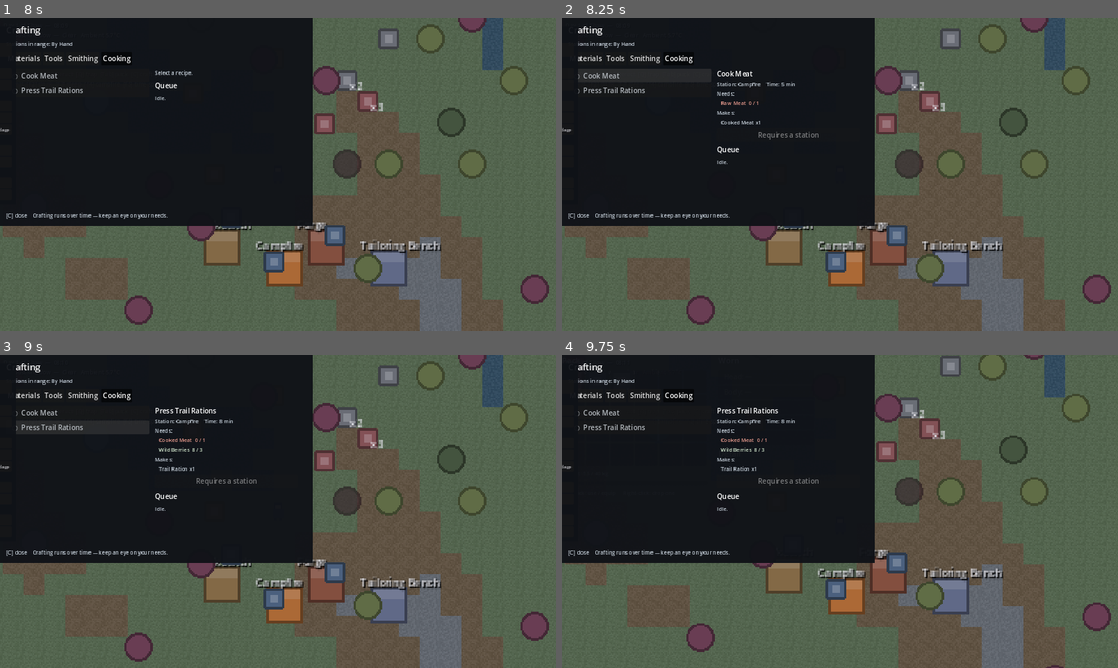
Above: before the commit, frames 1-4 (two rows, left to right).
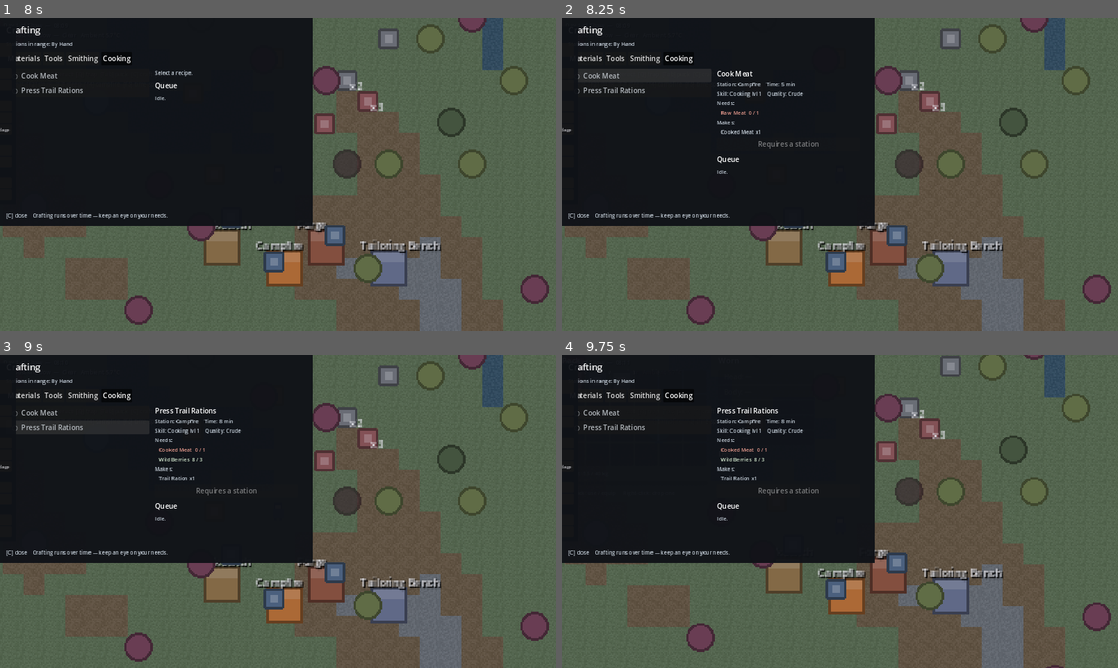
Above: after the commit, the same moments.

Repository: iridiumegg/thrive
Game: Godot game, scene res://game/world/world.tscn
Same seed, same stepped clock (60 frames per second), same inputs: the game is played once before the commit and once after it.
Inputs (mouse positions are in pixels of both pictures, inside the frame that each line leads up to):
- Up to frame 1 (8 s): tap Enter at 0.5 s; move the mouse to (400, 158) at 0.52 s; hold D (move_right) 0.53-1.28 s; hold E (interact) 0.53-1.28 s; click (400, 158) at 0.67 s; tap Space at 0.77, 0.8, 1.07, 1.35, 1.52, 1.82, 2.3, 3.02, 3.32, 3.77, 3.8, 4.07, 4.52, 4.82 s; move the mouse to (166, 190) at 1.27 s; hold S (move_down) 1.28-2.03 s; tap E (interact) at 1.55, 2.85, 4.55 s; move the mouse to (333, 105) at 2.02 s; hold D (move_right) 2.03-2.78 s; hold Q (deploy_trap) 2.03-2.78 s; move the mouse to (250, 237) at 2.77 s; hold W (move_up) 2.78-3.53 s; click (250, 237) at 2.92 s; move the mouse to (444, 221) at 3.52 s; hold B (toggle_build) 3.53-4.28 s; hold A (move_left) 3.53-5 s; tap Escape (ui_cancel) at 4.15 s; move the mouse to (111, 127) at 4.27 s; tap C (toggle_crafting) at 4.35 s; click "Materials" at 5 s; click "Tools" at 5.75 s; click "Smithing" at 6.5 s; click "Cooking" at 7.25 s
- Up to frame 2 (8.25 s): click "○ Cook Meat" at 8 s
- Up to frame 3 (9 s): click "○ Press Trail Rations" at 8.75 s
- Up to frame 4 (9.75 s): tap R (restart) at 9.5 s; move the mouse to (867, 511) at 9.52 s; hold S (move_down) from 9.53 s (still down); tap I at 9.6 s; click (867, 511) at 9.67 s

Frame 1 is identical in both runs. In frame 2, 0.6% of the frame differs, in the area x 27-47%, y 23-50%; in frame 3, 0.7%, in the area x 27-47%, y 23-53%; in frame 4, 0.7%.

Commit message:
Milestone 8: skill lines, progression & crafted quality tiers
Switches on the quality system built schema-ready in M5.

Pure logic (unit-tested):
- SkillSystem: seven skill lines leveling on a tunable XP curve (cumulative
  XP-to-level from balance.json), with progress, level caps, and save/load
- Quality: skill level selects a crafted-quality tier (Crude/Standard/Fine/
  Masterwork); tiers carry a tool durability multiplier and a bonus-output
  chance for stackables

Integration:
- SkillsComponent awards XP from gameplay events (harvest -> gathering,
  craft -> the recipe's skill, build -> building, day survived -> survival),
  handles level-ups, and learns skill-gated recipes as lines climb
- Crafting now fixes quality at craft start from the relevant skill; on
  delivery, fine/masterwork yields a bonus unit of stackables and sets a
  crafted tool's starting durability via its quality multiplier (reusing the
  per-id durability store)
- Gathering skill grants extra loot rolls (one per 5 levels)
- New skill-gated content: insulated coat recipe (tailoring lvl 4) + item;
  crafting screen shows the relevant skill, level, and predicted quality

Tests: +13 (skill system + quality) -> 104 tests / 785 assertions green;
smoke test covers recipe unlock at level, masterwork quality at high smithing,
and gathering bonus rolls

https://claude.ai/code/session_01X5P8YHhNoowpxkkmyTsrpV

Diff:
--- a/game/core/event_bus.gd
+++ b/game/core/event_bus.gd
@@ -86,3 +86,11 @@
 
 ## Request to sleep through to morning (from a bed).
 signal sleep_requested
+
+## --- Skills & progression (Milestone 8) ---
+
+## Emitted when a skill gains XP (level may or may not have changed).
+signal skill_xp_gained(skill_id: String, amount: int)
+
+## Emitted when a skill reaches a new level.
+signal skill_leveled(skill_id: String, level: int)
--- a/game/data/balance.json
+++ b/game/data/balance.json
@@ -19,7 +19,31 @@
     "encumbered_activity_max": 2.0
   },
   "gathering": {
-    "harvest_energy_cost": 1.5
+    "harvest_energy_cost": 1.5,
+    "xp_per_harvest": 4
+  },
+  "skills": {
+    "lines": ["gathering", "crafting", "smithing", "cooking", "tailoring", "building", "survival"],
+    "category_skill": {
+      "Tools": "crafting",
+      "Materials": "crafting",
+      "Smithing": "smithing",
+      "Cooking": "cooking",
+      "Tailoring": "tailoring"
+    },
+    "xp_curve_base": 50,
+    "xp_curve_exp": 1.6,
+    "max_level": 20,
+    "build_xp": 12,
+    "survive_day_xp": 30
+  },
+  "crafting": {
+    "quality_tiers": [
+      { "id": "crude",      "name": "Crude",      "min_skill": 0,  "durability_mult": 0.85 },
+      { "id": "standard",   "name": "Standard",   "min_skill": 3,  "durability_mult": 1.0 },
+      { "id": "fine",       "name": "Fine",       "min_skill": 7,  "durability_mult": 1.25, "bonus_output_chance": 0.5 },
+      { "id": "masterwork", "name": "Masterwork", "min_skill": 12, "durability_mult": 1.5,  "bonus_output_chance": 1.0 }
+    ]
   },
   "vitals": {
     "calories_max": 2500.0,
--- a/game/data/items.json
+++ b/game/data/items.json
@@ -298,6 +298,19 @@
     "description": "Stitched hides, heavy and wind-tight. Worth every snare."
   },
   {
+    "id": "insulated_coat",
+    "name": "Insulated Coat",
+    "category": "clothing",
+    "stack_size": 1,
+    "weight": 2.8,
+    "value": 40,
+    "tags": ["clothing"],
+    "equip_slot": "body",
+    "insulation_c": 12.0,
+    "salvage": [ { "item": "small_hide", "qty": 2 } ],
+    "description": "Layered hide and fiber, cut to seal in every scrap of heat. Master tailoring."
+  },
+  {
     "id": "garment_pattern",
     "name": "Worn Garment Pattern",
     "category": "material",
--- a/game/data/recipes.json
+++ b/game/data/recipes.json
@@ -147,5 +147,20 @@
     "craft_time": 18,
     "xp": 9,
     "unlock": { "type": "blueprint" }
+  },
+  {
+    "id": "craft_insulated_coat",
+    "display_name": "Tailor an Insulated Coat",
+    "category": "Tailoring",
+    "station": "tailoring_bench",
+    "inputs": [
+      { "item": "small_hide", "qty": 4 },
+      { "item": "cord", "qty": 4 },
+      { "item": "plant_fiber", "qty": 4 }
+    ],
+    "outputs": [ { "item": "insulated_coat", "qty": 1 } ],
+    "craft_time": 30,
+    "xp": 16,
+    "unlock": { "type": "skill", "skill": "tailoring", "level": 4 }
   }
 ]
--- a/game/entities/player.gd
+++ b/game/entities/player.gd
@@ -12,6 +12,7 @@
 var inventory: InventoryComponent
 var gathering: GatheringComponent
 var crafting: CraftingComponent
+var skills: SkillsComponent
 
 ## Environmental warmth/shelter from nearby built structures (updated by
 ## BuildingEntity proximity). Heat sources sum; any shelter piece counts.
--- a/game/entities/resource_node_entity.gd
+++ b/game/entities/resource_node_entity.gd
@@ -79,7 +79,7 @@
 		EventBus.notice.emit("You need a %s (tier %d) for that" % [
 				tag.capitalize(), harvest_node.required_tier()])
 		return
-	var loot := harvest_node.harvest(tier)
+	var loot := harvest_node.harvest(tier, gathering.skill_bonus_rolls())
 	gathering.collect_loot(loot)
 	if tag != "":
 		gathering.damage_tool()
--- a/game/systems/crafting/crafting_component.gd
+++ b/game/systems/crafting/crafting_component.gd
@@ -15,13 +15,16 @@
 var known_recipes: Dictionary = {}      # recipe_id -> true (non-default unlocks)
 var available_stations: Dictionary = {} # station_id -> in-range count
 
+var skills: SkillsComponent             # wired by the player; drives quality
 var _inventory: InventoryComponent
+var _rng := RandomNumberGenerator.new()
 
 func setup(inventory: InventoryComponent) -> void:
 	_inventory = inventory
 
 func _ready() -> void:
 	system = CraftingSystem.new(CraftDb.recipes)
+	_rng.randomize()
 	EventBus.sim_minute.connect(_on_sim_minute)
 
 ## --- Station availability (called by StationEntity) ---
@@ -78,7 +81,11 @@
 	for inp: Dictionary in system.recipe(recipe_id).get("inputs", []):
 		_inventory.inventory.remove(String(inp["item"]), int(inp["qty"]))
 	EventBus.inventory_changed.emit(_inventory.inventory)
-	system.enqueue(recipe_id)
+	# Quality is fixed at craft start from the relevant skill level.
+	var quality_id := "standard"
+	if skills != null:
+		quality_id = String(skills.quality_for_recipe(recipe_id).get("id", "standard"))
+	system.enqueue(recipe_id, quality_id)
 	EventBus.crafting_queue_changed.emit(system.queue)
 	EventBus.notice.emit("Crafting: %s" % _display(recipe_id))
 	return true
@@ -104,10 +111,23 @@
 		EventBus.crafting_queue_changed.emit(system.queue)
 
 func _deliver(recipe_id: String, quality: String) -> void:
+	var tiers: Array = Balance.data["crafting"]["quality_tiers"]
+	var tier := Quality.tier_by_id(tiers, quality)
 	for out: Dictionary in system.recipe(recipe_id).get("outputs", []):
-		_inventory.pickup(String(out["item"]), int(out["qty"]))
+		var item_id := String(out["item"])
+		var def := ItemDb.get_def(item_id)
+		var qty := int(out["qty"])
+		# Fine/masterwork quality can yield a bonus unit of stackable goods.
+		if def.stack_size > 1 and _rng.randf() < Quality.bonus_output_chance(tier):
+			qty += 1
+		_inventory.pickup(item_id, qty)
+		# For tools, quality scales the starting durability (stored per item id).
+		if def.durability_max > 0:
+			_inventory.tool_durability[item_id] = int(round(
+					def.durability_max * Quality.durability_mult(tier)))
 	EventBus.recipe_crafted.emit(recipe_id, quality)
-	EventBus.notice.emit("Finished: %s" % _display(recipe_id))
+	var quality_label := String(tier.get("name", "")) + " " if quality != "standard" else ""
+	EventBus.notice.emit("Finished: %s%s" % [quality_label, _display(recipe_id)])
 
 ## --- Repair & salvage (operate on items, not recipes) ---
 
--- a/game/systems/gathering/gathering_component.gd
+++ b/game/systems/gathering/gathering_component.gd
@@ -44,6 +44,13 @@
 		refresh_prompt()
 
 ## --- Helpers used by the entities ---
+
+## Extra loot rolls granted by the gathering skill (one per 5 levels).
+func skill_bonus_rolls() -> int:
+	if _player != null and _player.skills != null:
+		@warning_ignore("integer_division")
+		return _player.skills.level("gathering") / 5
+	return 0
 
 ## Tier of the equipped tool for a required tag (0 = bare hands / no match).
 func tool_tier_for(tag: String) -> int:
--- a/game/systems/gathering/harvest_node.gd
+++ b/game/systems/gathering/harvest_node.gd
@@ -35,13 +35,14 @@
 	return not is_depleted() and tool_tier >= required_tier()
 
 ## Perform one harvest, returning the loot { item_id: qty }. Returns {} if the
-## node can't currently be harvested. Depletes the node when the last harvest is
-## taken, starting the respawn timer.
-func harvest(tool_tier: int) -> Dictionary:
+## node can't currently be harvested. `extra_bonus` adds loot rolls on top of
+## the tool-tier bonus (e.g. from the gathering skill). Depletes the node when
+## the last harvest is taken, starting the respawn timer.
+func harvest(tool_tier: int, extra_bonus: int = 0) -> Dictionary:
 	if not can_harvest(tool_tier):
 		return {}
 	harvests_remaining -= 1
-	var bonus := maxi(0, tool_tier - required_tier())
+	var bonus := maxi(0, tool_tier - required_tier()) + maxi(0, extra_bonus)
 	var loot := LootTable.roll(_loot_table, _rng, bonus)
 	if is_depleted():
 		respawn_remaining = int(def.get("respawn_minutes", 0))
--- /dev/null
+++ b/game/systems/skills/quality.gd
@@ -0,0 +1,29 @@
+## Crafted-item quality tiers. Pure logic.
+##
+## Quality was built schema-ready in M5 and switches on here: the relevant
+## skill's level selects a tier (the highest whose min_skill it meets), and the
+## tier carries multipliers the crafting component applies — a durability bonus
+## for tools and a bonus-output chance for stackables. Tiers come from
+## balance.json so designers can retune without code.
+class_name Quality
+extends RefCounted
+
+## Pick the tier a given skill level earns (tiers must be ordered by min_skill).
+static func tier_for_level(tiers: Array, level: int) -> Dictionary:
+	var chosen: Dictionary = tiers[0] if not tiers.is_empty() else {}
+	for tier: Dictionary in tiers:
+		if level >= int(tier.get("min_skill", 0)):
+			chosen = tier
+	return chosen
+
+static func tier_by_id(tiers: Array, tier_id: String) -> Dictionary:
+	for tier: Dictionary in tiers:
+		if String(tier.get("id", "")) == tier_id:
+			return tier
+	return {}
+
+static func durability_mult(tier: Dictionary) -> float:
+	return float(tier.get("durability_mult", 1.0))
+
+static func bonus_output_chance(tier: Dictionary) -> float:
+	return float(tier.get("bonus_output_chance", 0.0))
--- /dev/null
+++ b/game/systems/skills/skill_system.gd
@@ -0,0 +1,67 @@
+## Skill lines that level through use. Pure logic, unit-testable.
+##
+## Each skill accumulates XP; level is derived from total XP via a smooth curve
+## (cumulative XP to reach level L = base * (L-1)^exp). Leveling is what unlocks
+## recipes, efficiency, and crafted quality — so the curve lives in balance.json,
+## never in code.
+class_name SkillSystem
+extends RefCounted
+
+var lines: PackedStringArray
+var max_level: int
+var _base: float
+var _exp: float
+var _xp: Dictionary = {}     # skill_id -> total xp
+
+func _init(cfg: Dictionary) -> void:
+	lines = PackedStringArray(cfg.get("lines", []))
+	max_level = int(cfg.get("max_level", 20))
+	_base = float(cfg.get("xp_curve_base", 50.0))
+	_exp = float(cfg.get("xp_curve_exp", 1.6))
+	for line: String in lines:
+		_xp[line] = 0
+
+func xp(skill_id: String) -> int:
+	return int(_xp.get(skill_id, 0))
+
+## Cumulative XP required to be AT a given level (level 1 = 0).
+func xp_for_level(level: int) -> int:
+	if level <= 1:
+		return 0
+	return int(round(_base * pow(level - 1, _exp)))
+
+func level(skill_id: String) -> int:
+	var total := xp(skill_id)
+	var lvl := 1
+	while lvl < max_level and total >= xp_for_level(lvl + 1):
+		lvl += 1
+	return lvl
+
+## Fraction of progress from the current level toward the next (0..1).
+func progress(skill_id: String) -> float:
+	var lvl := level(skill_id)
+	if lvl >= max_level:
+		return 1.0
+	var floor_xp := xp_for_level(lvl)
+	var next_xp := xp_for_level(lvl + 1)
+	if next_xp <= floor_xp:
+		return 1.0
+	return clampf(float(xp(skill_id) - floor_xp) / float(next_xp - floor_xp), 0.0, 1.0)
+
+## Add XP; returns { leveled: bool, from: int, to: int }.
+func add_xp(skill_id: String, amount: int) -> Dictionary:
+	if not _xp.has(skill_id):
+		_xp[skill_id] = 0
+	var before := level(skill_id)
+	_xp[skill_id] = int(_xp[skill_id]) + maxi(0, amount)
+	var after := level(skill_id)
+	return {"leveled": after > before, "from": before, "to": after}
+
+## --- Save/load support ---
+
+func to_data() -> Dictionary:
+	return _xp.duplicate()
+
+func load_data(data: Dictionary) -> void:
+	for skill_id: String in data:
+		_xp[skill_id] = int(data[skill_id])
--- /dev/null
+++ b/game/systems/skills/skills_component.gd
@@ -0,0 +1,74 @@
+## Engine-side owner of the player's skills. Awards XP from gameplay events,
+## handles level-ups, and unlocks skill-gated recipes as the relevant line
+## climbs. Other systems read levels here (e.g. crafting asks for the quality
+## a skill earns).
+class_name SkillsComponent
+extends Node
+
+var system: SkillSystem
+
+var _crafting: CraftingComponent
+var _cfg: Dictionary
+var _category_skill: Dictionary
+
+func setup(crafting: CraftingComponent) -> void:
+	_crafting = crafting
+
+func _ready() -> void:
+	_cfg = Balance.data["skills"]
+	_category_skill = _cfg["category_skill"]
+	system = SkillSystem.new(_cfg)
+	EventBus.node_harvested.connect(_on_node_harvested)
+	EventBus.recipe_crafted.connect(_on_recipe_crafted)
+	EventBus.structure_built.connect(_on_structure_built)
+	EventBus.day_advanced.connect(_on_day_advanced)
+
+func level(skill_id: String) -> int:
+	return system.level(skill_id)
+
+## Which skill a recipe trains (explicit field, else inferred from category).
+func skill_for_recipe(recipe_id: String) -> String:
+	var recipe: Dictionary = CraftDb.recipes.get(recipe_id, {})
+	if recipe.has("skill"):
+		return String(recipe["skill"])
+	return String(_category_skill.get(String(recipe.get("category", "")), "crafting"))
+
+## The quality tier a recipe would currently be crafted at.
+func quality_for_recipe(recipe_id: String) -> Dictionary:
+	var tiers: Array = Balance.data["crafting"]["quality_tiers"]
+	return Quality.tier_for_level(tiers, level(skill_for_recipe(recipe_id)))
+
+## --- XP sources ---
+
+func _on_node_harvested(_node_id: String, _loot: Dictionary) -> void:
+	_award("gathering", int(Balance.data["gathering"]["xp_per_harvest"]))
+
+func _on_recipe_crafted(recipe_id: String, _quality: String) -> void:
+	var recipe: Dictionary = CraftDb.recipes.get(recipe_id, {})
+	_award(skill_for_recipe(recipe_id), int(recipe.get("xp", 1)))
+
+func _on_structure_built(_buildable_id: String) -> void:
+	_award("building", int(_cfg["build_xp"]))
+
+func _on_day_advanced(_day: int) -> void:
+	_award("survival", int(_cfg["survive_day_xp"]))
+
+func _award(skill_id: String, amount: int) -> void:
+	var result := system.add_xp(skill_id, amount)
+	EventBus.skill_xp_gained.emit(skill_id, amount)
+	if result["leveled"]:
+		EventBus.skill_leveled.emit(skill_id, int(result["to"]))
+		EventBus.notice.emit("%s is now level %d" % [skill_id.capitalize(), int(result["to"])])
+		_unlock_skill_recipes(skill_id, int(result["to"]))
+
+## When a skill levels, learn any recipes gated behind it at the new level.
+func _unlock_skill_recipes(skill_id: String, new_level: int) -> void:
+	if _crafting == null:
+		return
+	for recipe_id: String in CraftDb.recipes:
+		var unlock: Dictionary = CraftDb.recipes[recipe_id].get("unlock", {})
+		if String(unlock.get("type", "")) != "skill":
+			continue
+		if String(unlock.get("skill", "")) == skill_id and new_level >= int(unlock.get("level", 1)):
+			if _crafting.learn_recipe(recipe_id):
+				EventBus.notice.emit("New recipe: %s" % CraftDb.recipes[recipe_id]["display_name"])
--- a/game/ui/crafting_screen.gd
+++ b/game/ui/crafting_screen.gd
@@ -208,6 +208,14 @@
 			CraftDb.station_name(String(recipe.get("station", "hand"))),
 			int(recipe.get("craft_time", 0))]))
 
+	# Skill + the quality this craft would currently produce.
+	if _crafting.skills != null:
+		var skill_id := _crafting.skills.skill_for_recipe(_selected_recipe)
+		var tier: Dictionary = _crafting.skills.quality_for_recipe(_selected_recipe)
+		_detail.add_child(_muted_label("Skill: %s lvl %d    Quality: %s" % [
+				skill_id.capitalize(), _crafting.skills.level(skill_id),
+				tier.get("name", "Standard")]))
+
 	_detail.add_child(_muted_label("Needs:"))
 	for inp: Dictionary in recipe.get("inputs", []):
 		var item_id := String(inp["item"])
--- a/game/world/world.gd
+++ b/game/world/world.gd
@@ -11,6 +11,7 @@
 const InventoryComponentScript := preload("res://game/systems/inventory/inventory_component.gd")
 const GatheringComponentScript := preload("res://game/systems/gathering/gathering_component.gd")
 const CraftingComponentScript := preload("res://game/systems/crafting/crafting_component.gd")
+const SkillsComponentScript := preload("res://game/systems/skills/skills_component.gd")
 const PickupScript := preload("res://game/entities/pickup.gd")
 const ResourceNodeEntityScript := preload("res://game/entities/resource_node_entity.gd")
 const TrapEntityScript := preload("res://game/entities/trap_entity.gd")
@@ -227,6 +228,13 @@
 	player.crafting = crafting
 	inventory.crafting = crafting
 
+	var skills: SkillsComponent = SkillsComponentScript.new()
+	skills.name = "Skills"
+	skills.setup(crafting)
+	player.add_child(skills)
+	player.skills = skills
+	crafting.skills = skills
+
 	add_child(player)
 
 ## Placeholder survivor sprite: a hooded figure, drawn in code.
@@ -656,6 +664,30 @@
 	print("[smoke] stored %d stone in chest -> chest has %d" % [moved, chest.count("stone")])
 	assert(chest.count("stone") == 5, "storage should hold deposited items")
 
+	# --- M8: skills level through use, unlock recipes, and drive quality ---
+	var skills := player.skills
+	print("[smoke] crafting skill starts at level %d" % skills.level("crafting"))
+	# Tailoring coat is gated behind tailoring level 4 — locked at level 1.
+	assert(not crafting.knows("craft_insulated_coat"), "skill-gated recipe locked initially")
+	skills.system.add_xp("tailoring", skills.system.xp_for_level(4))
+	skills._unlock_skill_recipes("tailoring", skills.level("tailoring"))
+	print("[smoke] tailoring -> level %d, knows insulated coat: %s" % [
+			skills.level("tailoring"), crafting.knows("craft_insulated_coat")])
+	assert(crafting.knows("craft_insulated_coat"), "leveling tailoring unlocks the coat")
+
+	# Quality climbs with skill; a masterwork tool starts with bonus durability.
+	skills.system.add_xp("smithing", skills.system.xp_for_level(12))
+	var quality_tier: Dictionary = skills.quality_for_recipe("craft_iron_axe")
+	print("[smoke] smithing lvl %d -> quality '%s' (durability x%.2f)" % [
+			skills.level("smithing"), quality_tier["name"], Quality.durability_mult(quality_tier)])
+	assert(String(quality_tier["id"]) == "masterwork", "high smithing yields masterwork quality")
+
+	# Gathering skill grants bonus loot rolls.
+	skills.system.add_xp("gathering", skills.system.xp_for_level(6))
+	print("[smoke] gathering lvl %d -> +%d bonus loot rolls" % [
+			skills.level("gathering"), gathering.skill_bonus_rolls()])
+	assert(gathering.skill_bonus_rolls() >= 1, "gathering skill should grant bonus rolls")
+
 func _on_smoke_minute(minutes: int) -> void:
 	_smoke_minutes += minutes
 	if _smoke_minutes >= 2880:
--- /dev/null
+++ b/tests/test_quality.gd
@@ -0,0 +1,32 @@
+extends "res://tests/test_case.gd"
+
+# Uses the real tiers from balance.json so the test guards live tuning too.
+func _tiers() -> Array:
+	return load_json("res://game/data/balance.json")["crafting"]["quality_tiers"]
+
+func test_low_skill_is_lowest_tier() -> void:
+	var tier := Quality.tier_for_level(_tiers(), 0)
+	assert_eq(String(tier["id"]), "crude")
+
+func test_tier_climbs_with_skill() -> void:
+	var tiers := _tiers()
+	assert_eq(String(Quality.tier_for_level(tiers, 3)["id"]), "standard")
+	assert_eq(String(Quality.tier_for_level(tiers, 7)["id"]), "fine")
+	assert_eq(String(Quality.tier_for_level(tiers, 12)["id"]), "masterwork")
+	assert_eq(String(Quality.tier_for_level(tiers, 99)["id"]), "masterwork", "caps at the top tier")
+
+func test_just_below_threshold_stays_lower_tier() -> void:
+	assert_eq(String(Quality.tier_for_level(_tiers(), 6)["id"]), "standard",
+			"level 6 is below the Fine threshold of 7")
+
+func test_tier_lookup_by_id() -> void:
+	assert_eq(String(Quality.tier_by_id(_tiers(), "fine")["name"]), "Fine")
+	assert_true(Quality.tier_by_id(_tiers(), "nope").is_empty())
+
+func test_multipliers_increase_with_tier() -> void:
+	var tiers := _tiers()
+	var crude := Quality.tier_by_id(tiers, "crude")
+	var master := Quality.tier_by_id(tiers, "masterwork")
+	assert_true(Quality.durability_mult(crude) < 1.0, "crude tools are flimsier")
+	assert_true(Quality.durability_mult(master) > 1.0, "masterwork tools last longer")
+	assert_true(Quality.bonus_output_chance(master) >= Quality.bonus_output_chance(crude))
--- /dev/null
+++ b/tests/test_skill_system.gd
@@ -0,0 +1,70 @@
+extends "res://tests/test_case.gd"
+
+func _cfg() -> Dictionary:
+	return {
+		"lines": ["gathering", "crafting", "smithing"],
+		"xp_curve_base": 50,
+		"xp_curve_exp": 1.6,
+		"max_level": 20,
+	}
+
+func _sys() -> SkillSystem:
+	return SkillSystem.new(_cfg())
+
+func test_everything_starts_at_level_one() -> void:
+	var s := _sys()
+	assert_eq(s.level("gathering"), 1)
+	assert_eq(s.xp("gathering"), 0)
+	assert_almost(s.progress("gathering"), 0.0)
+
+func test_xp_curve_is_monotonic() -> void:
+	var s := _sys()
+	var prev := -1
+	for lvl in range(1, 10):
+		var need := s.xp_for_level(lvl)
+		assert_true(need > prev, "XP-to-level must strictly increase")
+		prev = need
+
+func test_adding_xp_raises_level_at_thresholds() -> void:
+	var s := _sys()
+	var to_two := s.xp_for_level(2)
+	var result := s.add_xp("gathering", to_two)
+	assert_true(result["leveled"])
+	assert_eq(result["from"], 1)
+	assert_eq(result["to"], 2)
+	assert_eq(s.level("gathering"), 2)
+
+func test_xp_below_threshold_does_not_level() -> void:
+	var s := _sys()
+	var result := s.add_xp("gathering", s.xp_for_level(2) - 1)
+	assert_false(result["leveled"])
+	assert_eq(s.level("gathering"), 1)
+
+func test_progress_fraction_advances_between_levels() -> void:
+	var s := _sys()
+	var floor2 := s.xp_for_level(2)
+	var ceil3 := s.xp_for_level(3)
+	s.add_xp("crafting", floor2 + (ceil3 - floor2) / 2)
+	assert_true(s.progress("crafting") > 0.3 and s.progress("crafting") < 0.7,
+			"progress should sit mid-way between levels 2 and 3")
+
+func test_level_caps_at_max() -> void:
+	var s := _sys()
+	s.add_xp("smithing", 100000000)
+	assert_eq(s.level("smithing"), 20)
+	assert_almost(s.progress("smithing"), 1.0)
+
+func test_skills_are_independent() -> void:
+	var s := _sys()
+	s.add_xp("gathering", s.xp_for_level(3))
+	assert_eq(s.level("gathering"), 3)
+	assert_eq(s.level("crafting"), 1, "XP in one line doesn't bleed into another")
+
+func test_serialization_round_trip() -> void:
+	var s := _sys()
+	s.add_xp("gathering", 240)
+	s.add_xp("smithing", 75)
+	var restored := _sys()
+	restored.load_data(s.to_data())
+	assert_eq(restored.xp("gathering"), 240)
+	assert_eq(restored.level("smithing"), s.level("smithing"))
